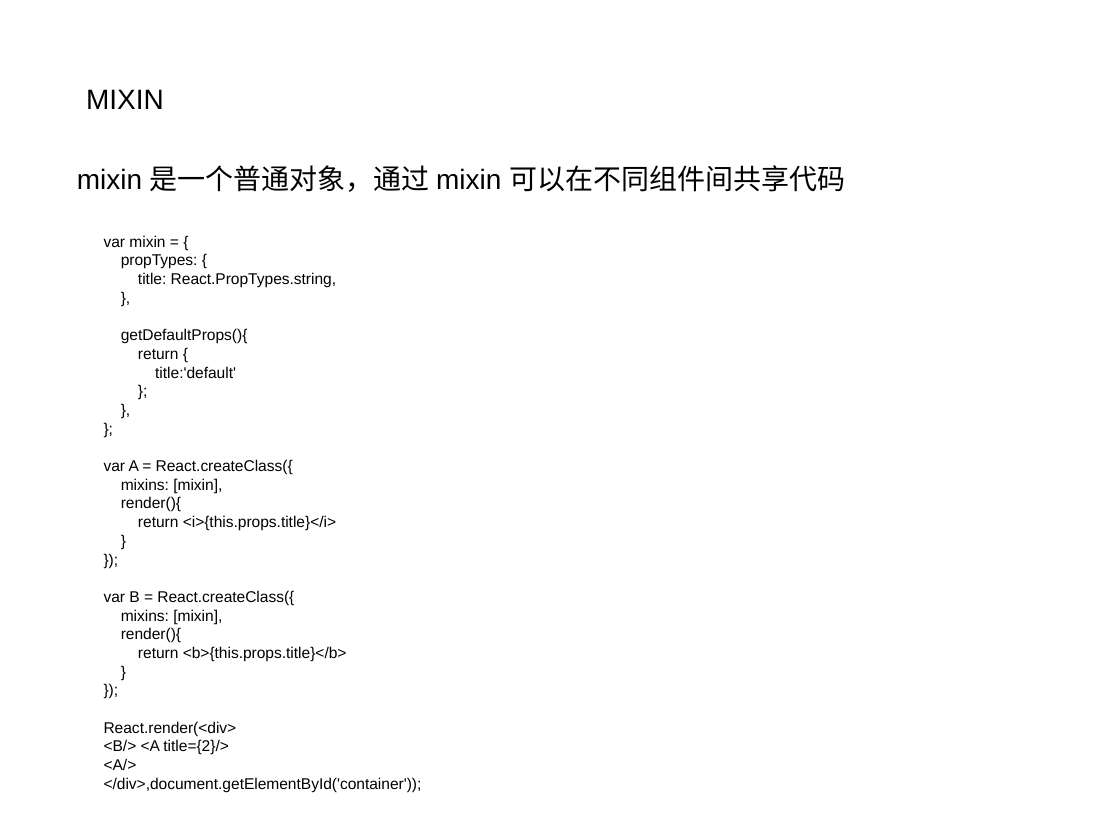
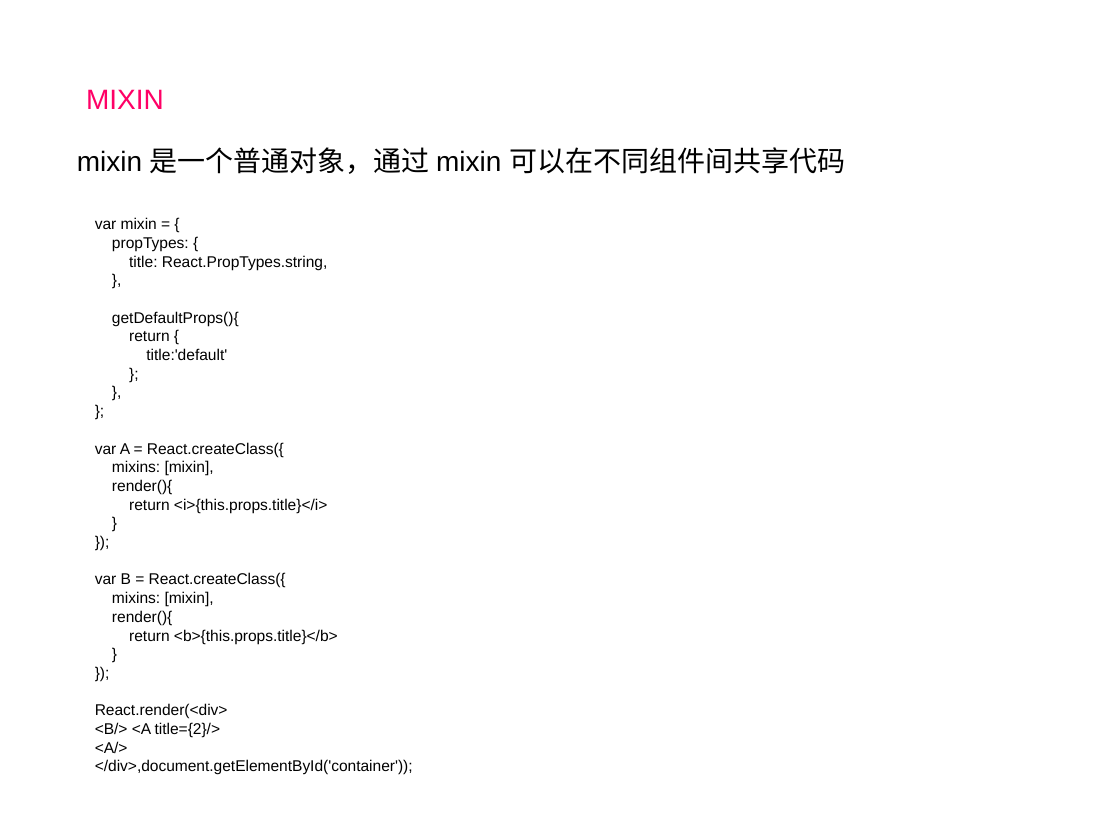
Before and after one commit to guanmeiqi/react-basicKnowledges, a slide deck: slide 30 of react.ppt. Drawn at 1120x840 pixels with LibreOffice and Linux fonts; fonts in the diff are those of the drawing; background and template pictures are left out. Boxes give left, top, right and bottom in pixels: in the first picture for what was removed or moved away, otherwise in the second. Text is boxed around its words. In the diff, an @@ line names an element or a change of style, - is before the commit and + after.

```diff
--- a/react.ppt
+++ b/react.ppt
@@ text "MIXIN" at [86,89,164,109]: text colour #000000 to #FF0066 @@
@@ text "mixin 是一个普通对象，通过 mixin 可以在不同组件间共享代码": place and size @@
-text "mixin 是一个普通对象，通过 mixin 可以在不同组件间共享代码" at [77,165,845,192]
+text "mixin 是一个普通对象，通过 mixin 可以在不同组件间共享代码" at [77,147,845,174]
@@ text "var mixin = {": place and size @@
-text "var mixin = {" at [104,235,422,792]
+text "var mixin = {" at [95,217,413,775]
```
Also in this commit, not shown: 19 other slides changed, 2 slides added, 4 slides removed, 38 other files.
